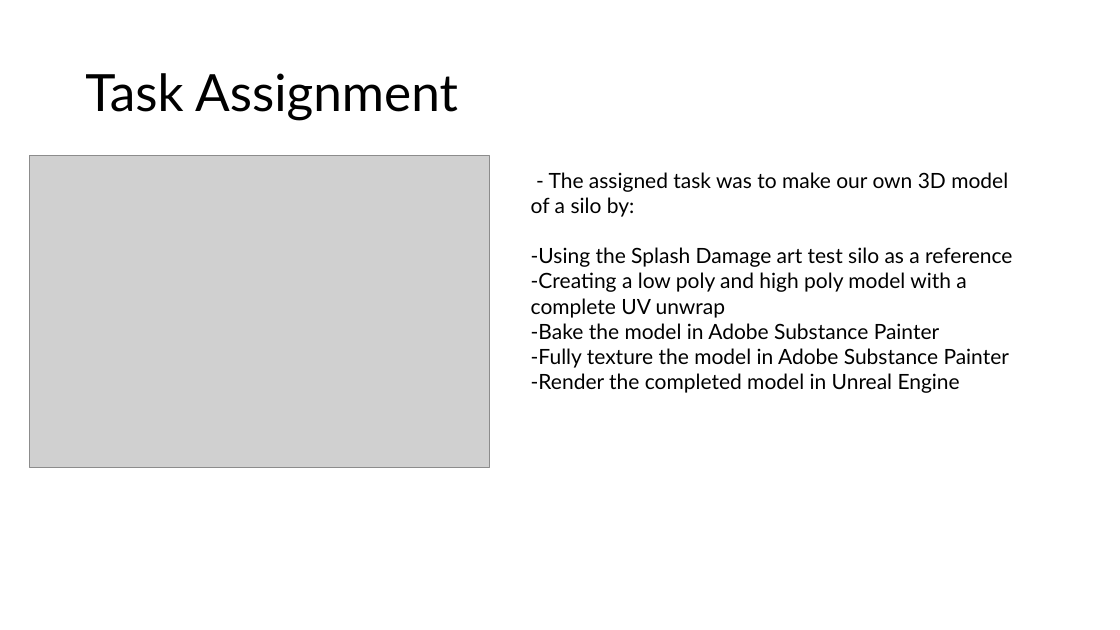
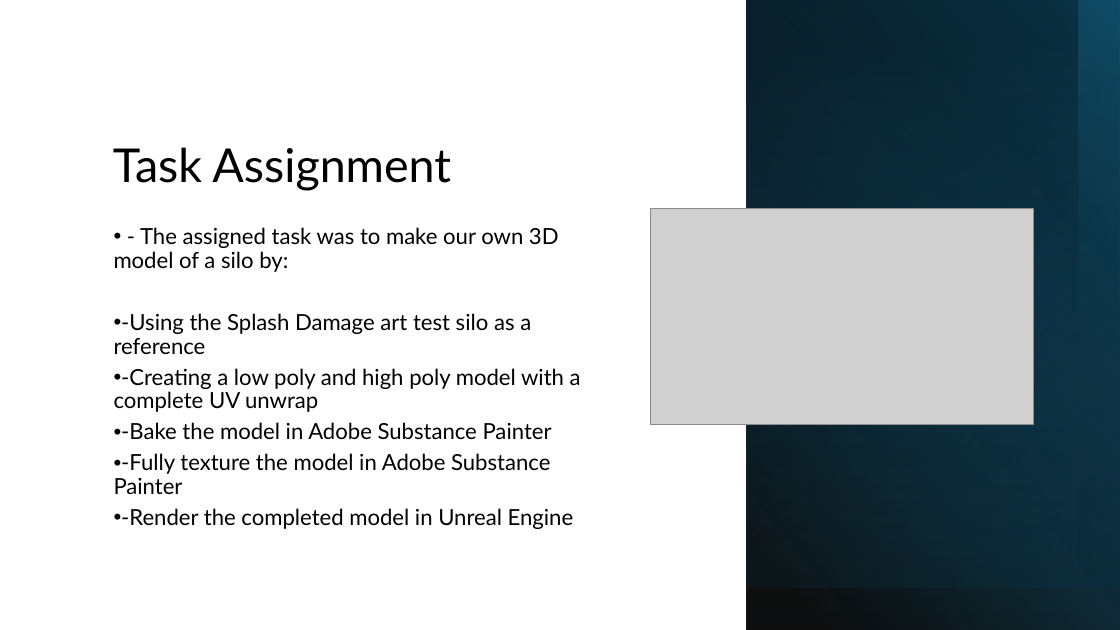
Before and after one commit to ClayJ27/Modelling, a slide deck: slide 2 of Modelling portfolio.pptx. Drawn at 1120x630 pixels with LibreOffice and Linux fonts; fonts in the diff are those of the drawing; grey boxes stand for pictures. Boxes give left, top, right and bottom in pixels: in the first picture for what was removed or moved away, otherwise in the second. Text is boxed around its words. In the diff, an @@ line names an element or a change of style, - is before the commit and + after.

```diff
--- a/Modelling portfolio.pptx
+++ b/Modelling portfolio.pptx
@@ rectangle added at bbox=[746, 0, 1120, 630], fill gradient #000000 to #156082 @@
@@ rectangle added at bbox=[746, 0, 1120, 588], fill gradient #0B3041 @@
@@ rectangle added at bbox=[746, 0, 1120, 588], fill gradient #156082 to #000000 @@
@@ rectangle added at bbox=[746, 0, 1078, 630], fill gradient #156082 to #000000 @@
@@ title "Task Assignment": place and size @@
-title "Task Assignment" at bbox=[85, 73, 458, 120]
+title "Task Assignment" at bbox=[113, 147, 451, 191]
@@ title "Task Assignment" at bbox=[113, 147, 451, 191]: size 44 to 40 pt; vertical alignment middle to bottom @@
@@ picture: place and size @@
-picture at bbox=[29, 155, 489, 468]
+picture at bbox=[650, 208, 1033, 424]
@@ text "- The assigned task was ...": place and size @@
-text "- The assigned task was ..." at bbox=[531, 172, 1012, 393]
+text "- The assigned task was ..." at bbox=[114, 227, 581, 529]
@@ text "- The assigned task was ..." at bbox=[114, 227, 581, 529]: size 18 to 19 pt; bullet none to •; line spacing 1 to 0.9; more space between paragraphs @@
```
Also in this commit, not shown: 3 other slides changed, 4 slides added.
